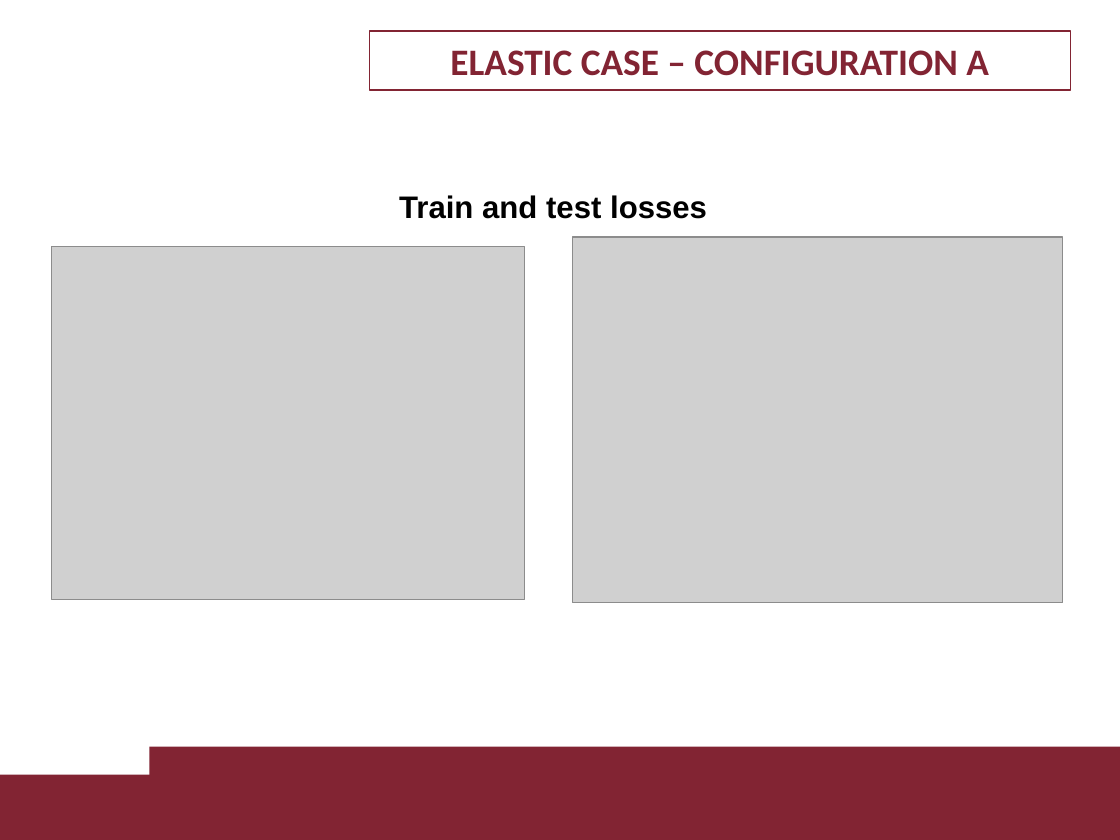
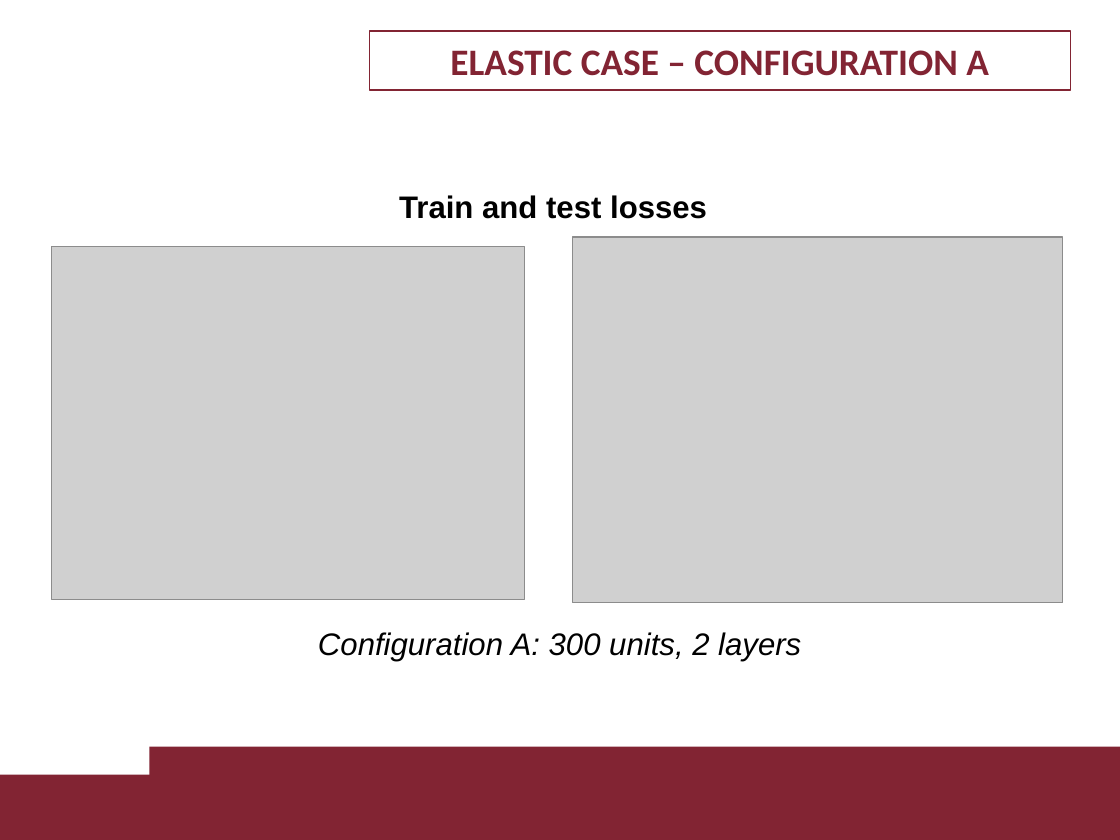
Before and after one commit to LorCir28/lagrangian_neural_network_with_PDcontroller_gravity_cancellation, a slide deck: slide 20 of 1895955_1884561 project/presentation/1895955_1884561.pptx (slide 19 before the commit). Drawn at 1120x840 pixels with LibreOffice and Linux fonts; fonts in the diff are those of the drawing; grey boxes stand for pictures; background and template pictures are left out. Boxes give left, top, right and bottom in pixels: in the first picture for what was removed or moved away, otherwise in the second. Text is boxed around its words. In the diff, an @@ line names an element or a change of style, - is before the commit and + after.

```diff
--- a/1895955_1884561 project/presentation/1895955_1884561.pptx
+++ b/1895955_1884561 project/presentation/1895955_1884561.pptx
@@ text added at [318,632,801,661], 20 pt, text #000000, italic @@
+Configuration A: 300 units, 2 layers
```
Also in this commit, not shown: 6 other slides changed, 6 slides added, 6 slides removed, 20 other files.
